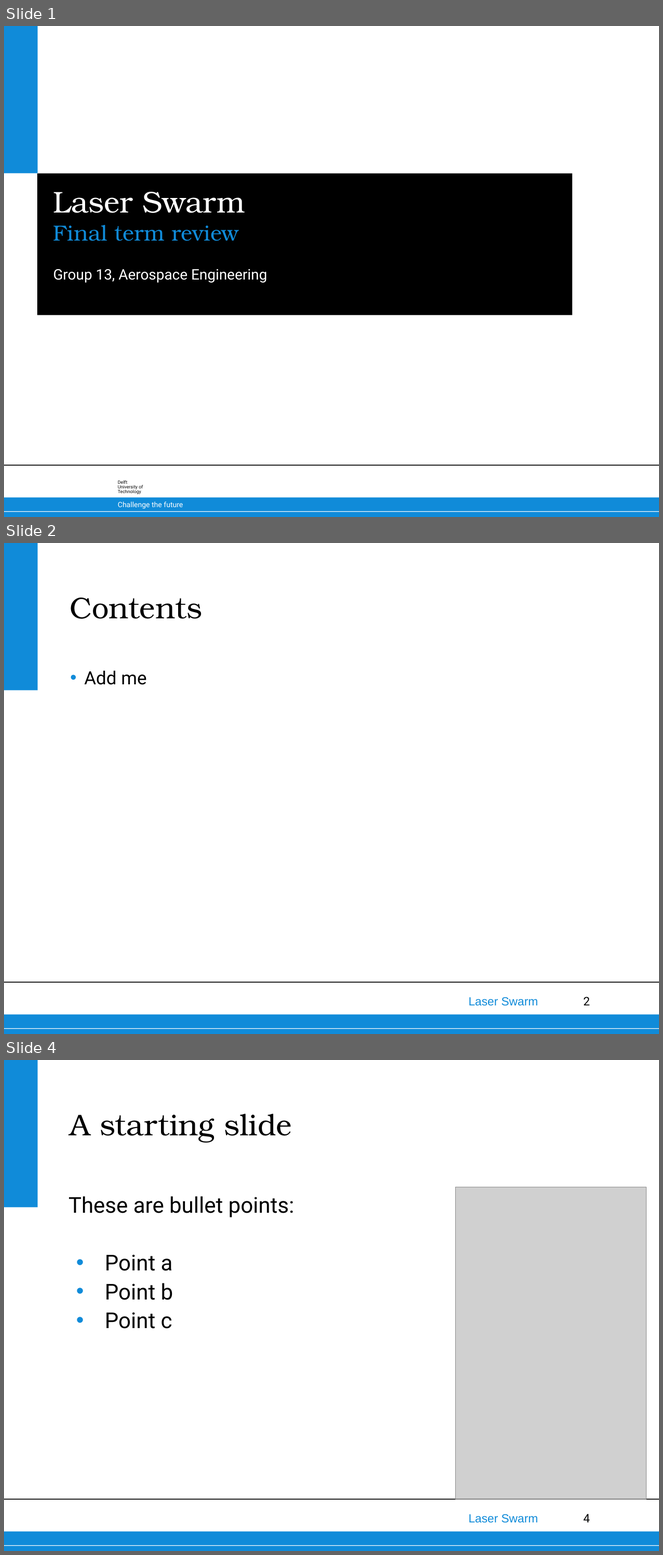
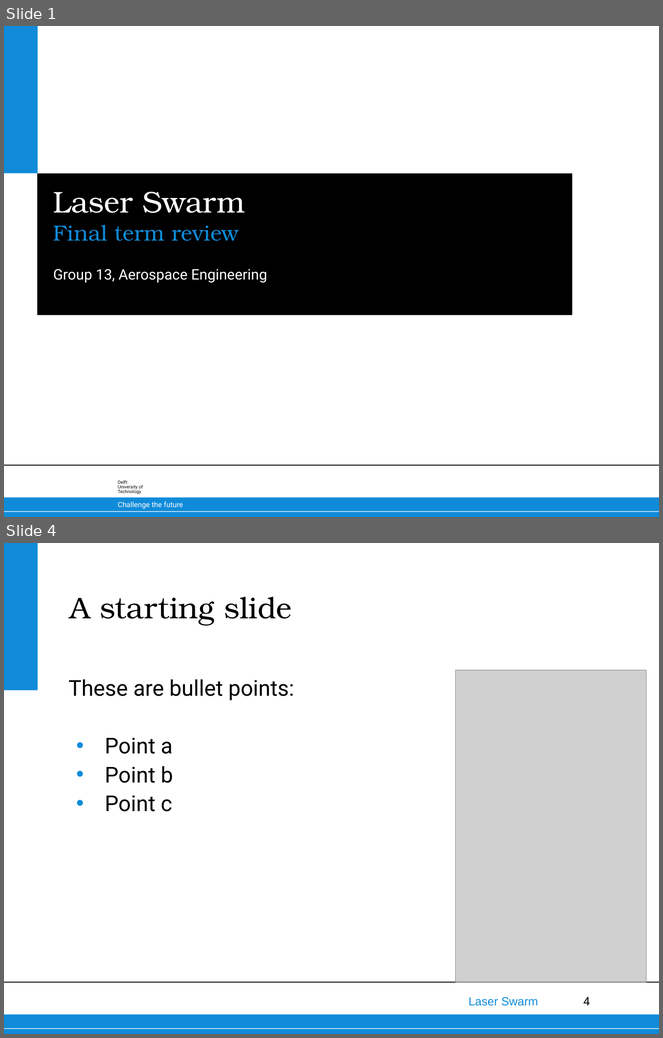
Before and after one commit to thewisenerd/laser-swarm, a slide deck: finalPresentation/FinalPresentation.ppt. Shown one above the other, each under a label of ours: slides 1, 2 and 4 before the commit, slides 1 and 4 after it; the slides between them are not shown. The pictures are 663x1555 and 663x1038 pixels, drawn with LibreOffice and Linux fonts; fonts in the diff are those of the drawing; grey boxes stand for pictures; background and template pictures are left out. Boxes give left, top, right and bottom in pixels: in the first picture for what was removed or moved away, otherwise in the second. Text is boxed around its words. In the diff, an @@ line names an element or a change of style, - is before the commit and + after.

Commit message:
Expansion of contents and conclusions

```diff
--- a/finalPresentation/FinalPresentation.ppt
+++ b/finalPresentation/FinalPresentation.ppt
@@ slide 2 removed at (4,543,659,1034), background #FFFFFF; not listed: 6 template elements that a slide beside it also shows @@
@@ title removed at (70,598,202,619) @@
-Contents
@@ text removed at (84,670,146,685) @@
-• Add me
```
Also in this commit, not shown: 10 slides added, 1 other slide removed.
